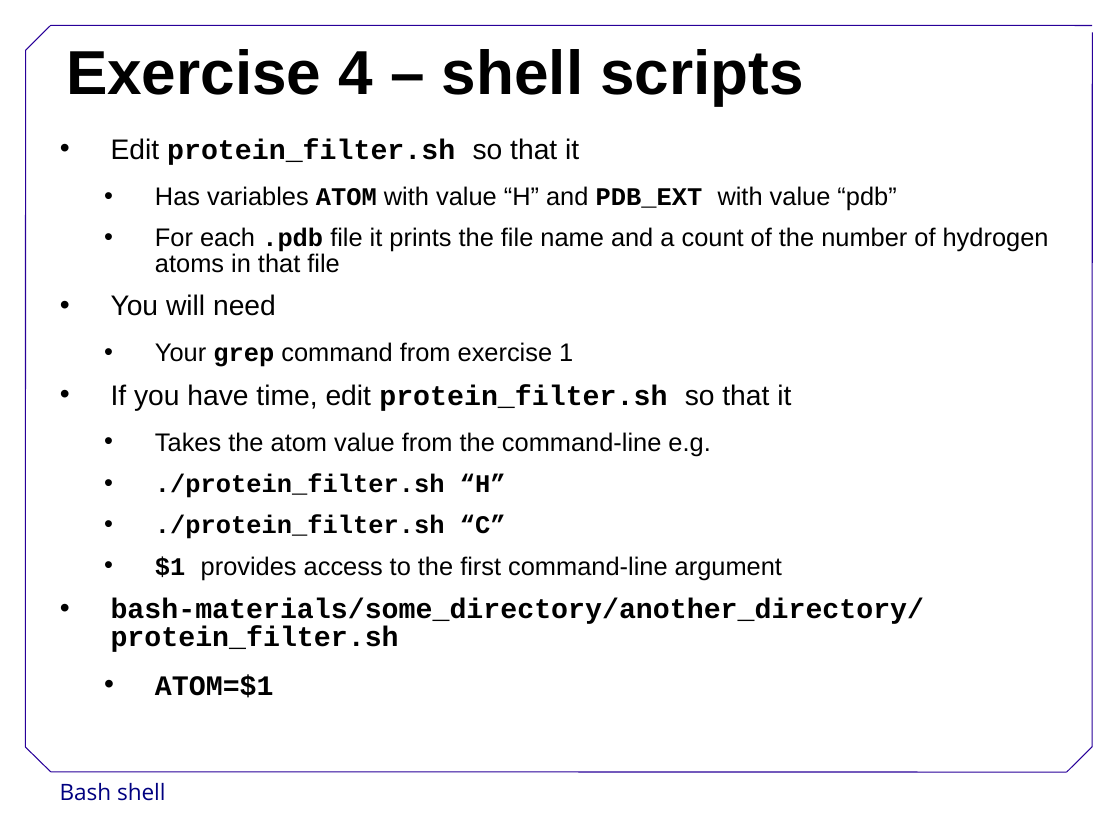
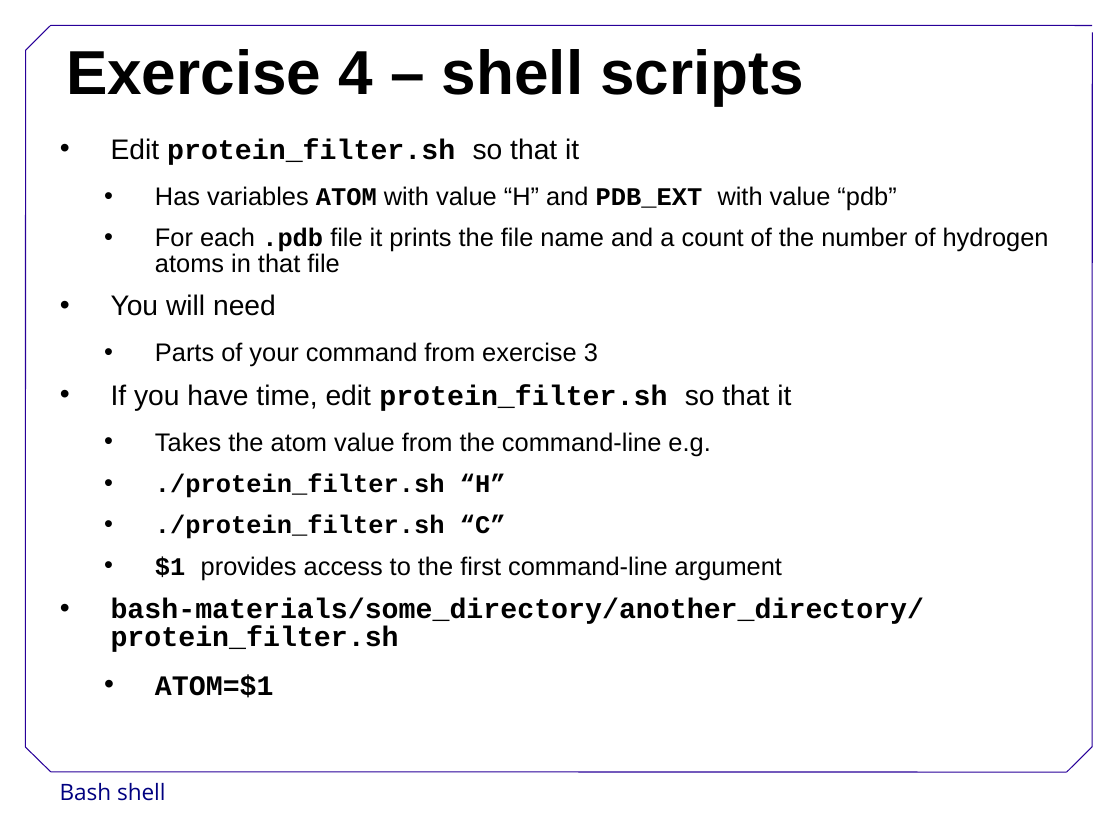
Before and after one commit to swcarpentry/DEPRECATED-boot-camps, a slide deck: slide 8 of BashShell.ppt. Drawn at 1120x840 pixels with LibreOffice and Linux fonts; fonts in the diff are those of the drawing; background and template pictures are left out. Boxes give left, top, right and bottom in pixels: in the first picture for what was removed or moved away, otherwise in the second. Text is boxed around its words. In the diff, an @@ line names an element or a change of style, - is before the commit and + after.

```diff
--- a/BashShell.ppt
+++ b/BashShell.ppt
@@ text at bbox=[155, 342, 598, 367]: text changed @@
-  • Your grep command from exercise 1
+  • Parts of your command from exercise 3
```
Also in this commit, not shown: 3 other slides changed, 4 other files.
